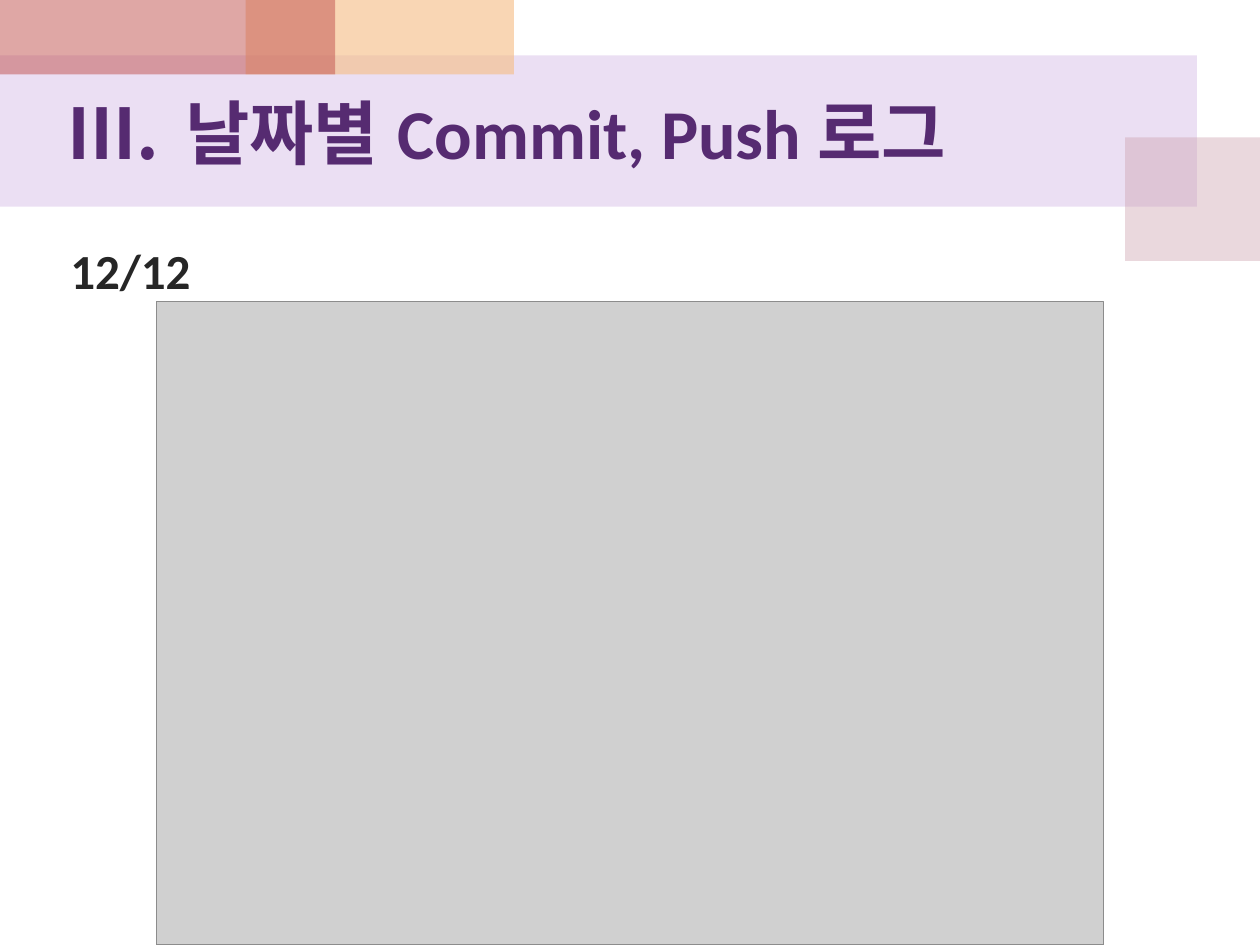
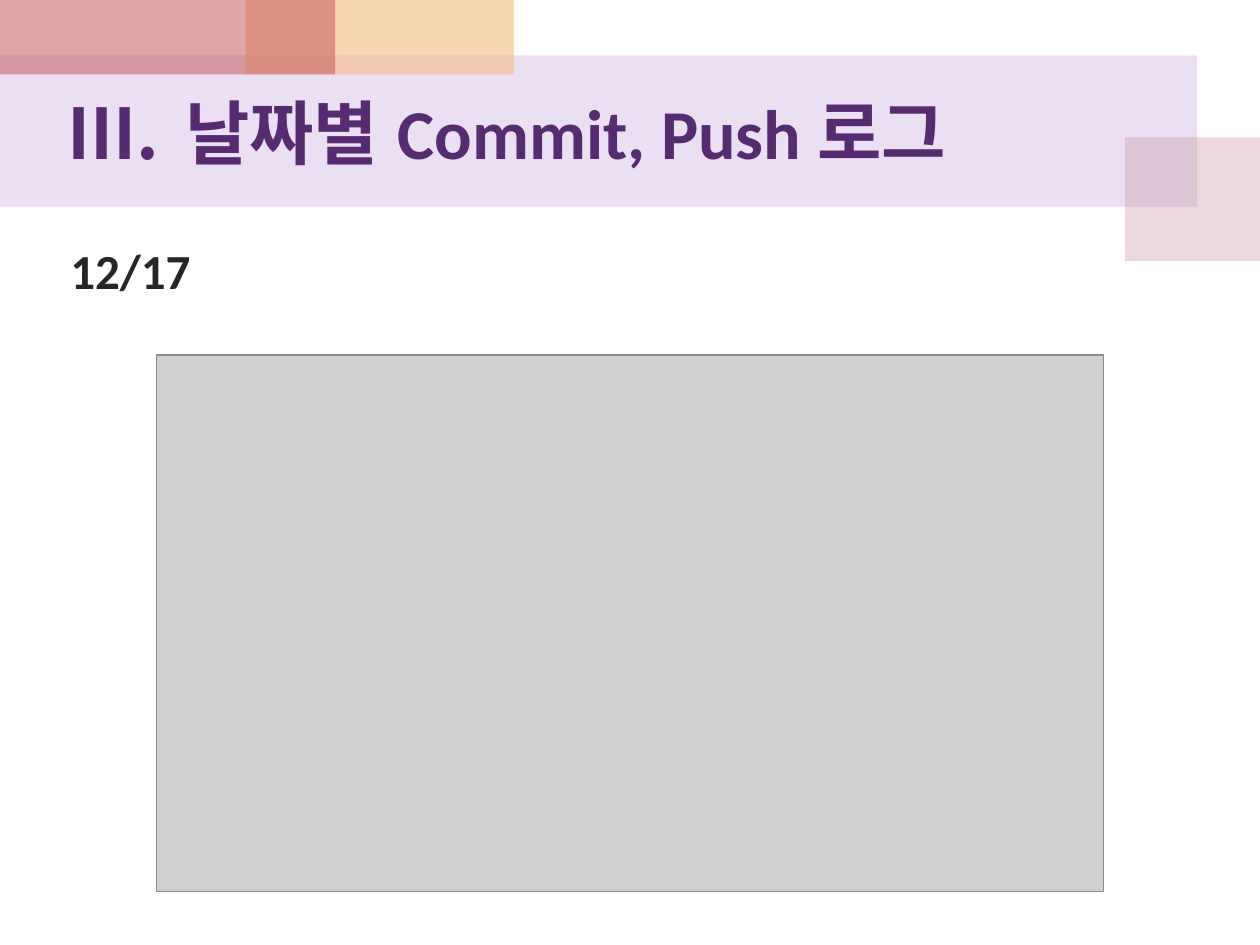
Before and after one commit to WiJYng/SGA_DirectxTeam, a slide deck: slide 19 of 중간보고서/테라무쌍_최종보고.pptx (slide 14 before the commit). Drawn at 1260x945 pixels with LibreOffice and Linux fonts; fonts in the diff are those of the drawing; grey boxes stand for pictures. Boxes give left, top, right and bottom in pixels: in the first picture for what was removed or moved away, otherwise in the second. Text is boxed around its words. In the diff, an @@ line names an element or a change of style, - is before the commit and + after.

```diff
--- a/중간보고서/테라무쌍_최종보고.pptx
+++ b/중간보고서/테라무쌍_최종보고.pptx
@@ text at (x1=70, y1=254, x2=190, y2=292): text changed @@
-12/12
+12/17
@@ picture resized from (x1=156, y1=302, x2=1104, y2=945) to (x1=156, y1=355, x2=1104, y2=892) @@
```
Also in this commit, not shown: 13 other slides changed, 9 slides added, 2 other files.
